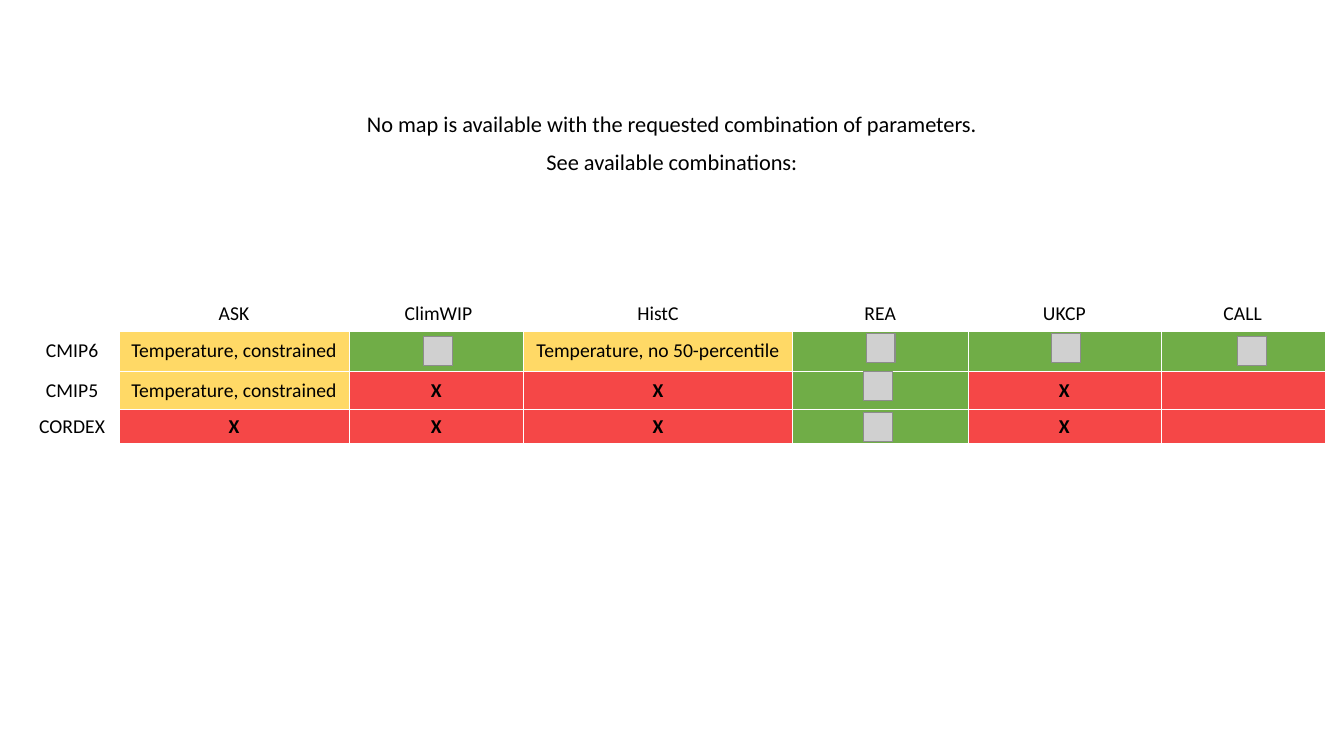
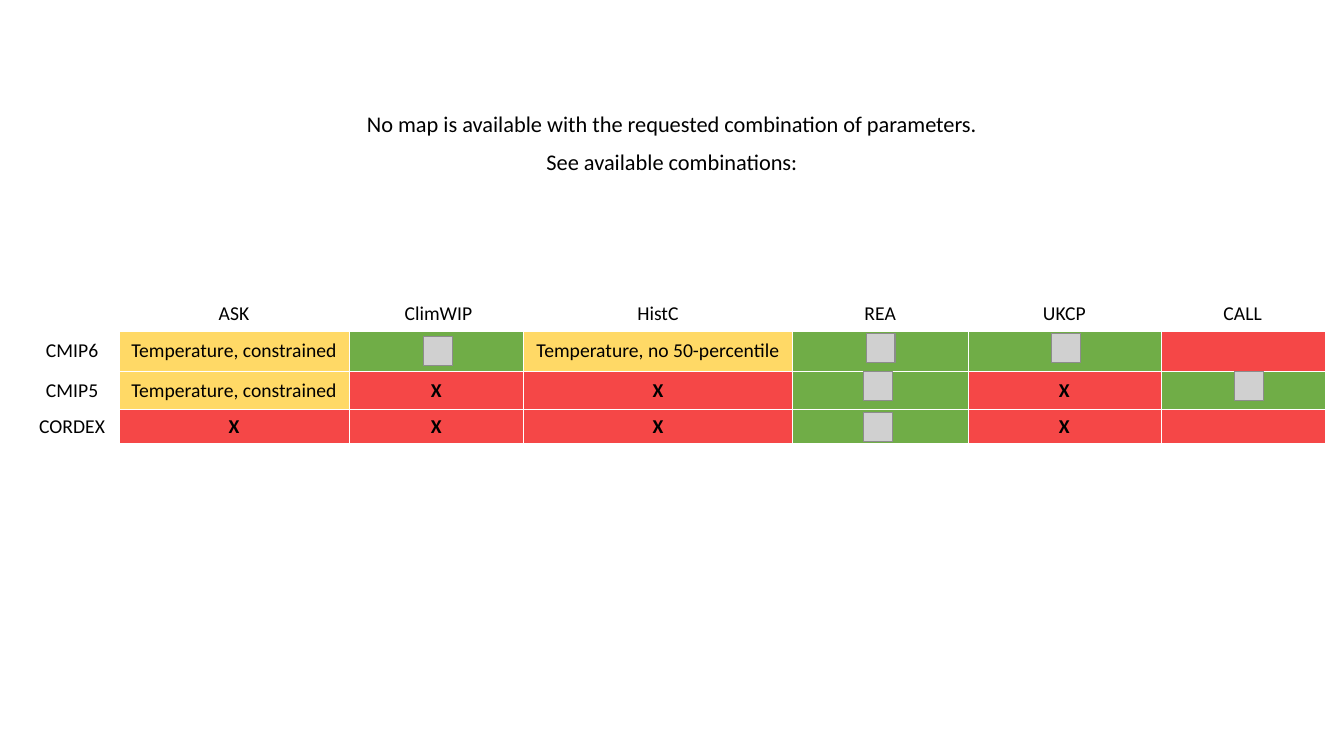
Before and after one commit to eucp-project/atlas, a slide deck: slide 1 of static/placeholder.pptx. Drawn at 1344x756 pixels with LibreOffice and Linux fonts; fonts in the diff are those of the drawing; grey boxes stand for pictures. Boxes give left, top, right and bottom in pixels: in the first picture for what was removed or moved away, otherwise in the second. Text is boxed around its words. In the diff, an @@ line names an element or a change of style, - is before the commit and + after.

```diff
--- a/static/placeholder.pptx
+++ b/static/placeholder.pptx
@@ table at box(25, 296, 1325, 443) @@
@@ fill #70AD47 to #F54747 in row 2, column 7 @@
@@ fill #F54747 to #70AD47 in row 3, column 7 @@
@@ picture: place and size @@
-picture at box(1238, 337, 1267, 366)
+picture at box(1235, 372, 1264, 401)
```
Also in this commit, not shown: 1 other file.
